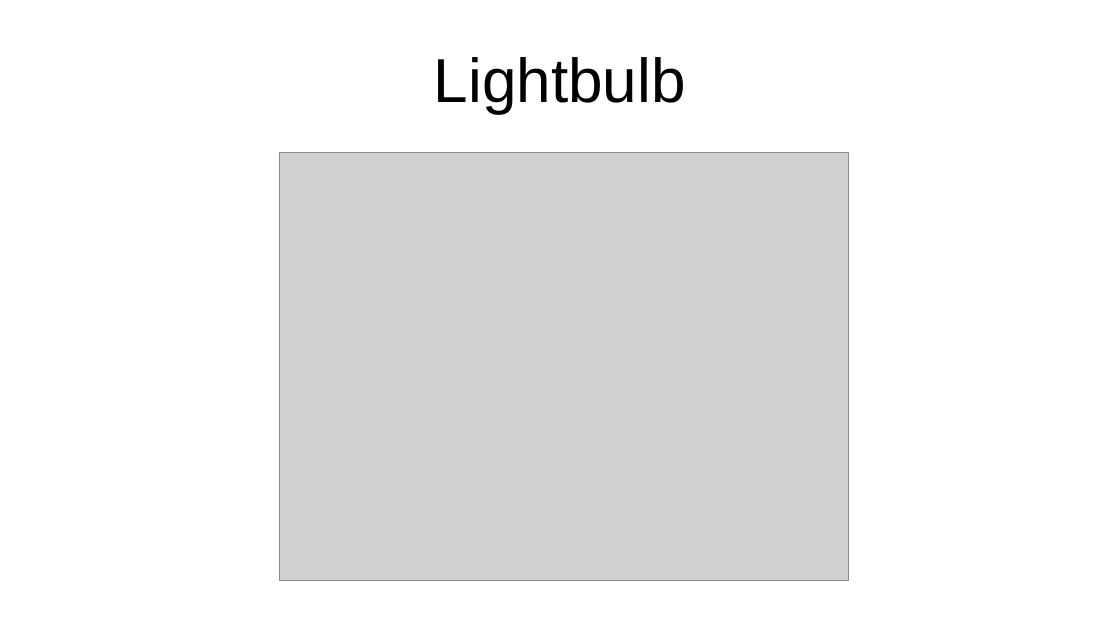
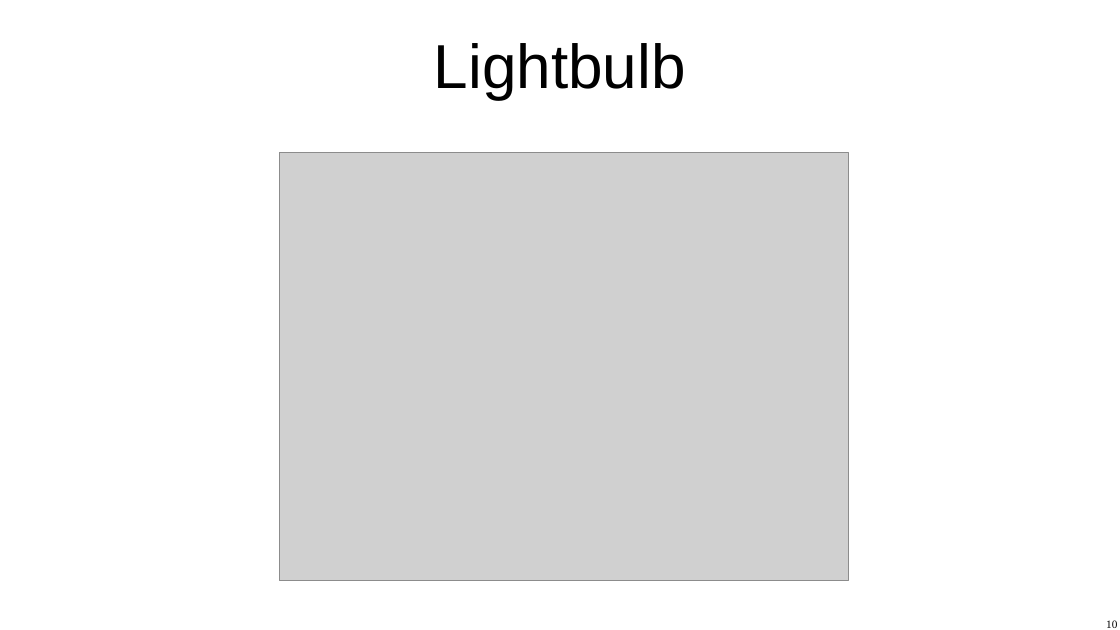
Before and after one commit to XibrenX/MasterThesis, a slide deck: slide 10 of slides/presentatie.odp (slide 9 before the commit). Drawn at 1120x630 pixels with LibreOffice and Linux fonts; fonts in the diff are those of the drawing; grey boxes stand for pictures. Boxes give left, top, right and bottom in pixels: in the first picture for what was removed or moved away, otherwise in the second. Text is boxed around its words. In the diff, an @@ line names an element or a change of style, - is before the commit and + after.

```diff
--- a/slides/presentatie.odp
+++ b/slides/presentatie.odp
@@ title "Lightbulb": place and size @@
-title "Lightbulb" at [434,57,686,113]
+title "Lightbulb" at [434,43,686,99]
@@ page number added at [1106,620,1117,628], 8 pt, text #000000 @@
+10
```
Also in this commit, not shown: 34 other slides changed, 7 slides added, 1 slide removed, 5 other files.
